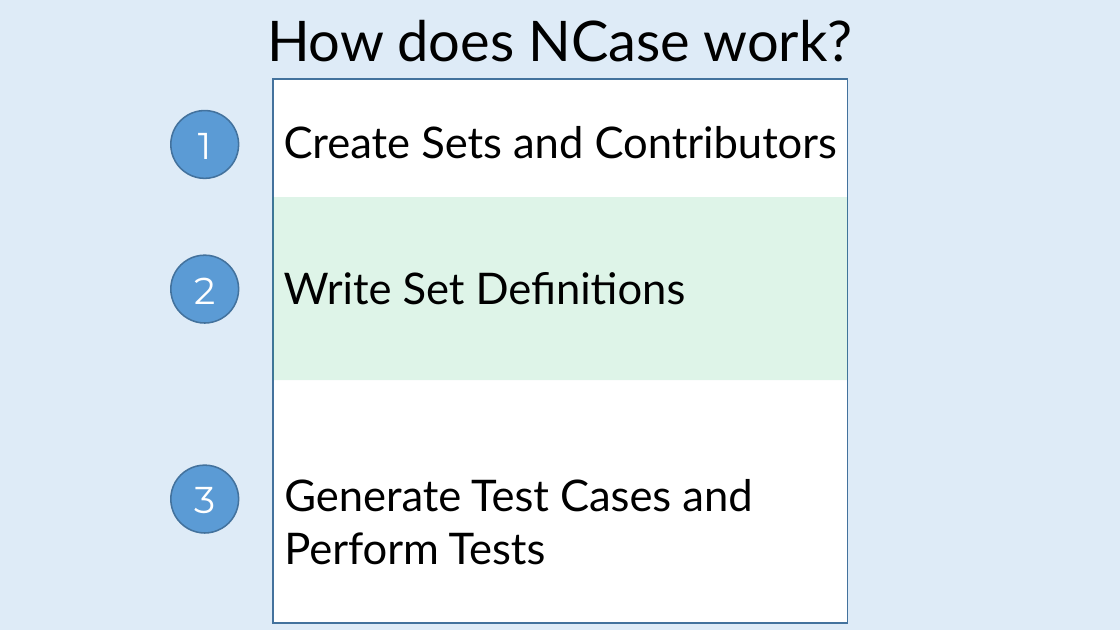
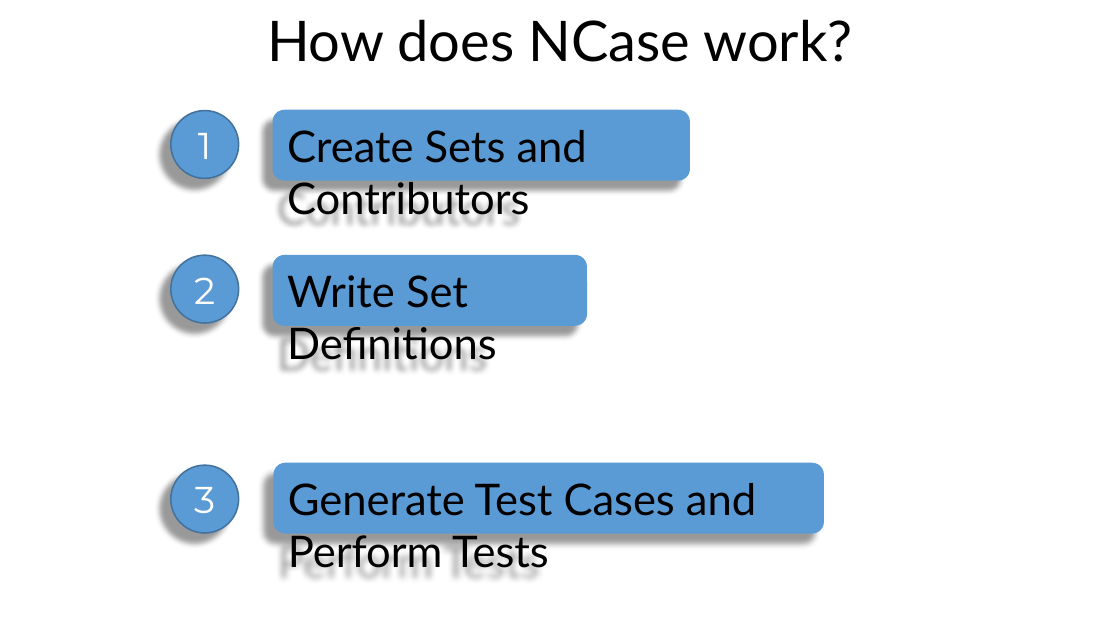
Before and after one commit to jeromerg/NCase, a slide deck: slide 15 of src/Documentation/Slides/Slides.pptx (slide 14 before the commit). Drawn at 1120x630 pixels with LibreOffice and Linux fonts; fonts in the diff are those of the drawing; background and template pictures are left out. Boxes give left, top, right and bottom in pixels: in the first picture for what was removed or moved away, otherwise in the second. Text is boxed around its words. In the diff, an @@ line names an element or a change of style, - is before the commit and + after.

```diff
--- a/src/Documentation/Slides/Slides.pptx
+++ b/src/Documentation/Slides/Slides.pptx
@@ background #DEEBF7 to picture (left out) @@
@@ rectangle removed at (273,80,848,624) @@
@@ rounded rectangle "Create Sets and Contributors": place and size @@
-rounded rectangle "Create Sets and Contributors" at (284,126,837,159)
+rounded rectangle "Create Sets and Contributors" at (272,110,690,180)
@@ rectangle removed at (273,197,848,381) @@
@@ shadow on in 3 elements at (170,111,239,179), (170,465,239,533), (170,255,239,324) @@
@@ fill none to #5B9BD5; shadow on in 3 elements at (273,463,824,533), (272,110,690,180), (272,255,587,326) @@
@@ rounded rectangle "Write Set Definitions": place and size @@
-rounded rectangle "Write Set Definitions" at (284,272,686,305)
+rounded rectangle "Write Set Definitions" at (272,255,587,326)
@@ rounded rectangle "Generate Test Cases and Perform ...": place and size @@
-rounded rectangle "Generate Test Cases and Perform ..." at (284,479,752,565)
+rounded rectangle "Generate Test Cases and Perform ..." at (273,463,824,533)
```
Also in this commit, not shown: 6 other slides changed, 3 slides added, 1 slide removed, 3 other files.
